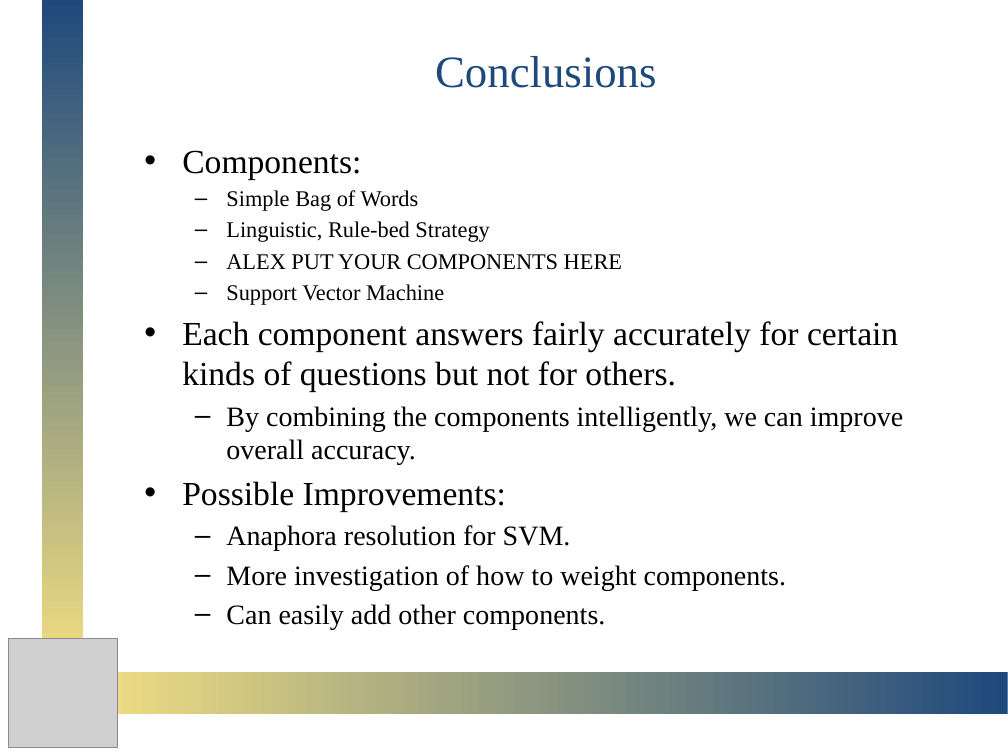
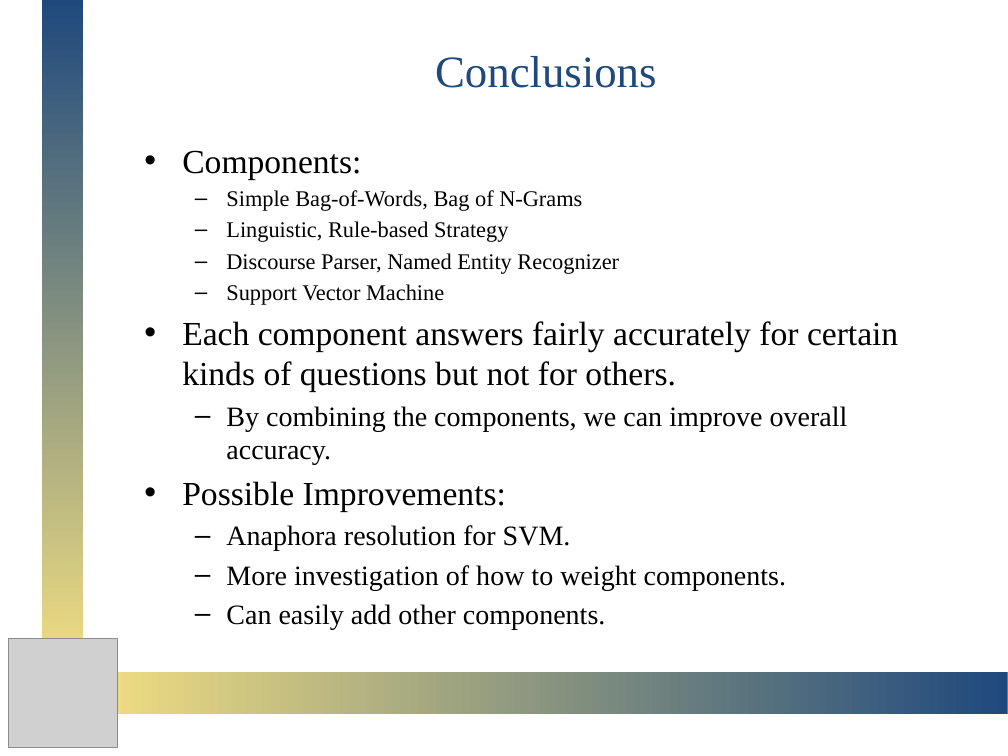
Before and after one commit to omgpotatoes/DEANQA, a slide deck: slide 12 of presentation/DeanQA.pptx (slide 6 before the commit). Drawn at 1008x756 pixels with LibreOffice and Linux fonts; fonts in the diff are those of the drawing; grey boxes stand for pictures. Boxes give left, top, right and bottom in pixels: in the first picture for what was removed or moved away, otherwise in the second. Text is boxed around its words. In the diff, an @@ line names an element or a change of style, - is before the commit and + after.

Commit message:
Added Yann's and Alex's Slides, updated the references and slides where Alex's stuff went, and added an introduction slide

```diff
--- a/presentation/DeanQA.pptx
+++ b/presentation/DeanQA.pptx
@@ text at <box>226,190,619,274</box>: text changed @@
-  – Simple Bag of Words
-  – Linguistic, Rule-bed Strategy
-  – ALEX PUT YOUR COMPONENTS HERE
+  – Simple Bag-of-Words, Bag of N-Grams
+  – Linguistic, Rule-based Strategy
+  – Discourse Parser, Named Entity Recognizer
@@ text at <box>226,406,848,465</box>: text changed @@
-  – By combining the components intelligently, we can improve overall accuracy.
+  – By combining the components, we can improve overall accuracy.
```
Also in this commit, not shown: 3 other slides changed, 6 slides added.
